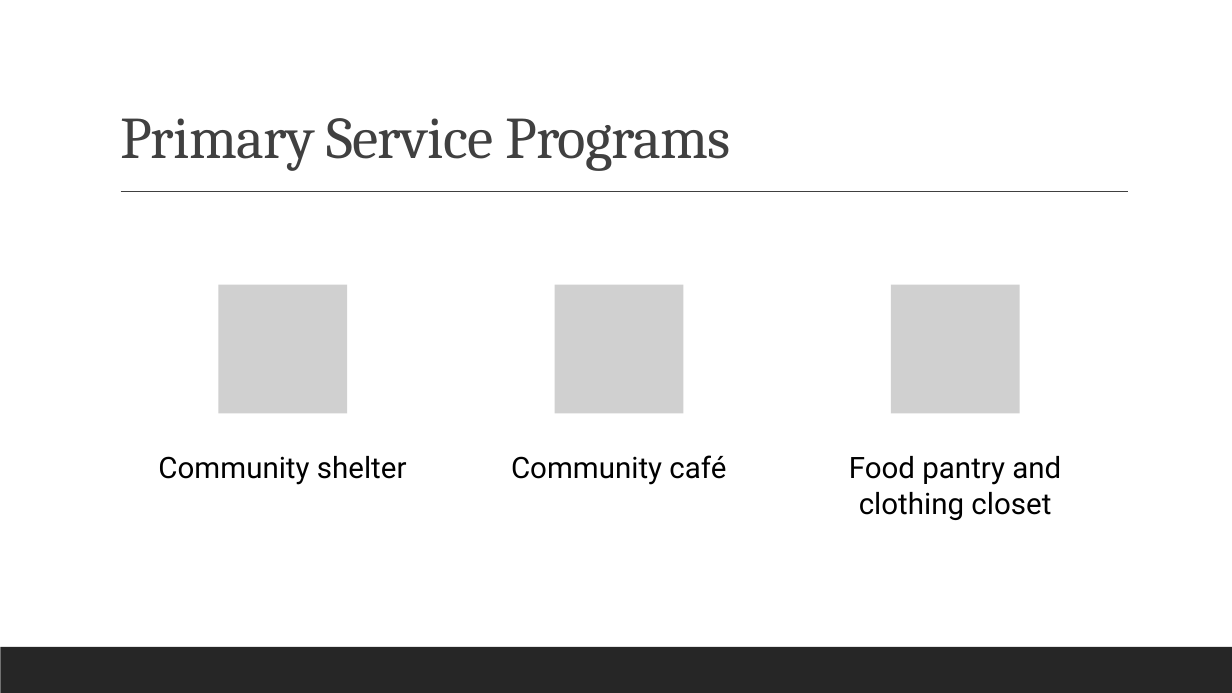
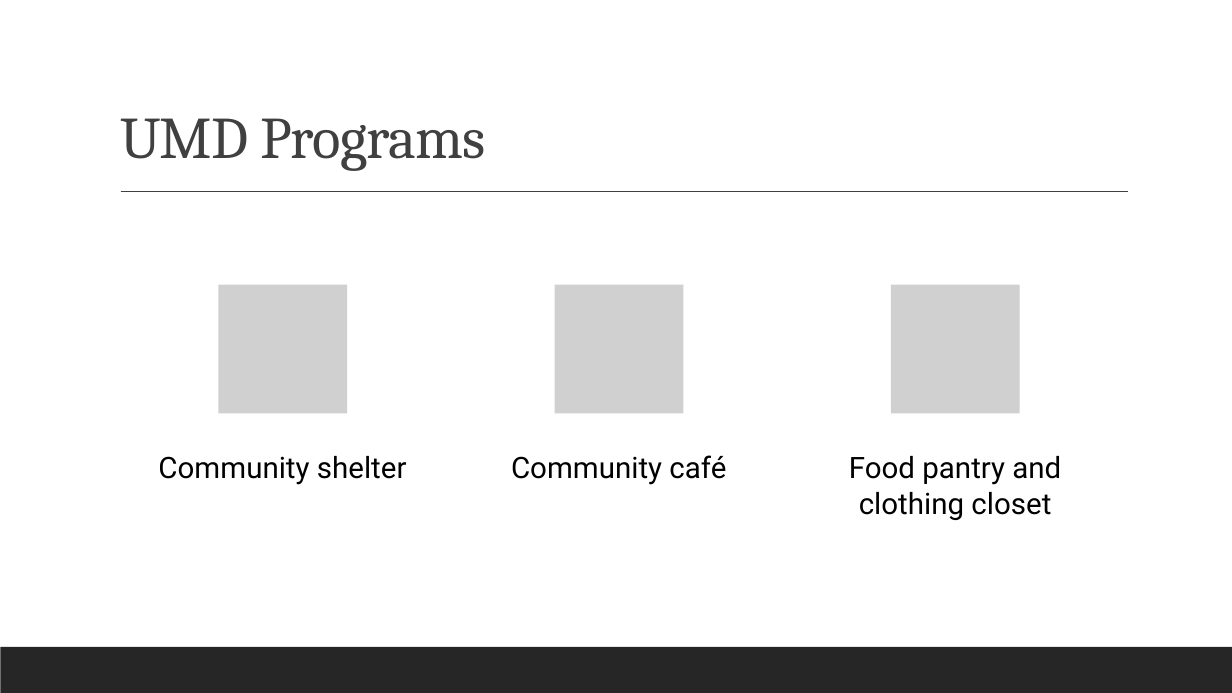
Before and after one commit to datasci611/bios611-projects-fall-2019-alvinthomas, a slide deck: slide 3 of project_1/results/project1_presentation_alvinthomas.pptx. Drawn at 1232x693 pixels with LibreOffice and Linux fonts; fonts in the diff are those of the drawing; grey boxes stand for pictures. Boxes give left, top, right and bottom in pixels: in the first picture for what was removed or moved away, otherwise in the second. Text is boxed around its words. In the diff, an @@ line names an element or a change of style, - is before the commit and + after.

```diff
--- a/project_1/results/project1_presentation_alvinthomas.pptx
+++ b/project_1/results/project1_presentation_alvinthomas.pptx
@@ title at (120, 118, 486, 171): text changed @@
-Primary Service Programs
+UMD Programs
```
Also in this commit, not shown: 4 other slides changed, 2 slides added, 1 slide removed, 1 other file.
